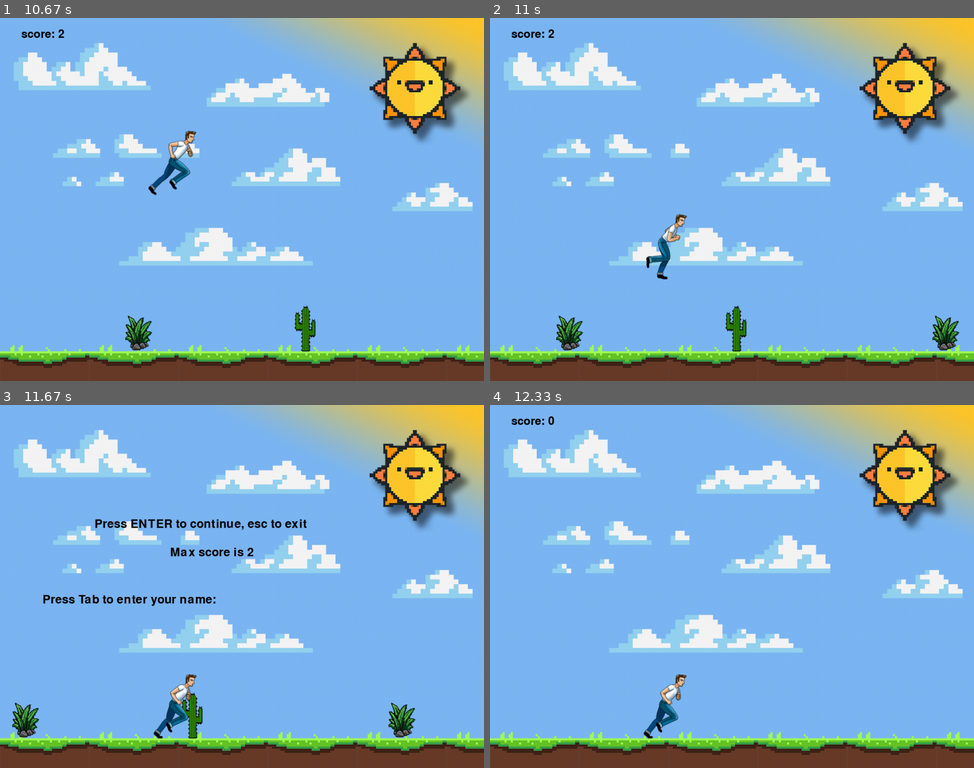
Above: before the commit, frames 1-4 (two rows, left to right).
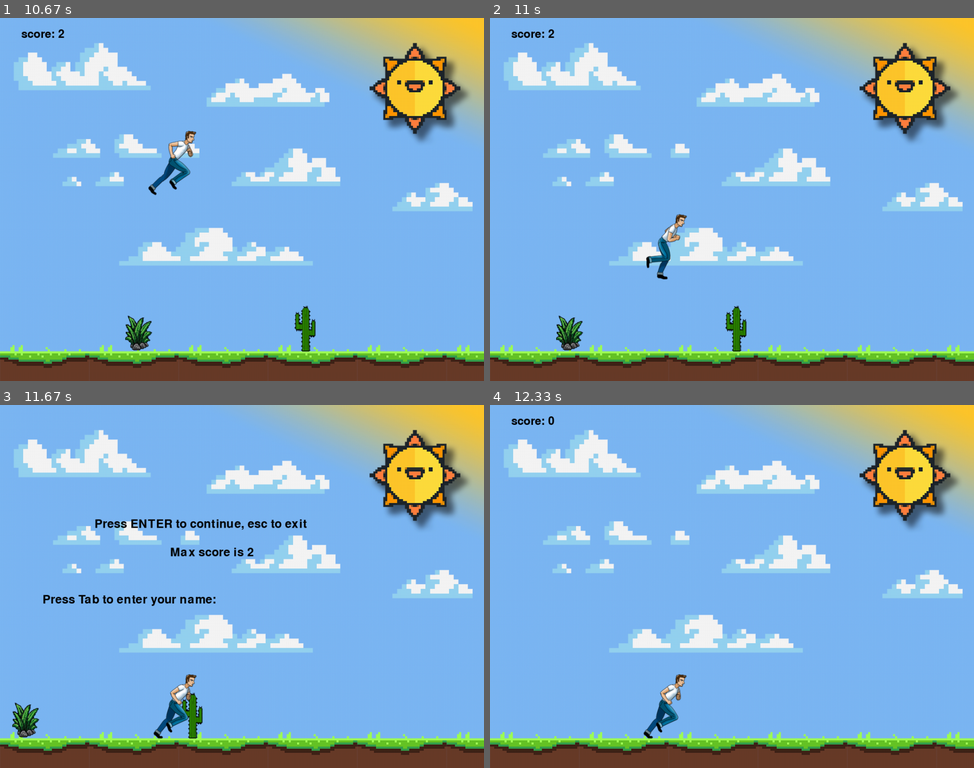
Above: after the commit, the same moments.

Repository: Piachonkin-Alex/py_game
Game: pygame game, started from game/header.py
Two runs of this game, one before a commit and one after it. Both use one fixed random seed, a clock stepped at 60 frames per second and the inputs below.
Inputs:
- Up to frame 1 (10.67 s): click "Start!" at 0.38 s; tap Esc at 0.67 s; tap Enter at 1, 2.77, 5.05 s; type "ann" at 2.43 s; tap Space at 2.98, 3.93, 4.23, 5.55, 5.85, 6.45, 6.75, 7.95, 8.85, 9.15, 10.18, 10.48 s; type "a" at 4.92 s
- Up to frame 2 (11 s): no input
- Up to frame 3 (11.67 s): no input
- Up to frame 4 (12.33 s): type "r" at 11.85 s; tap Enter at 12.05 s

Frame 1 is identical in both runs. In frame 2, 0.4% of the frame differs, in the area x 91-97%, y 81-92%; in frame 3, 0.4%, in the area x 80-86%, y 81-92%; in frame 4, nothing differs.

Commit message:
fixed shelve

Diff:
--- a/game/button.py
+++ b/game/button.py
@@ -13,7 +13,7 @@
         self.color = color  # цвет пока не навели
         self.active_color = active_color  # цвет когда навели
 
-    def draw_but(self, cord_x: int, cord_y: int, text: int, our_display, font_size: int, action=None) -> None:
+    def draw_but(self, cord_x, cord_y, text, our_display, font_size, action=None) -> None:
         """draw button"""
 
         mouse = pygame.mouse.get_pos()  # координата мышки
--- /dev/null
+++ b/game/data.json
@@ -0,0 +1 @@
+[[3, "ggwp"], [3, "jenya"], [3, "kek"], [3, "sasha"], [4, "genius"], [5, "jane"], [6, "sasha"], [9, "jane2.0"], [29, "jane"], [34, "jain"]]
--- a/game/header.py
+++ b/game/header.py
@@ -6,14 +6,19 @@
 
 
 # тут хотелось бы дать общий комментарий по поводу вообще работы с pygame. Минус этой штуки в том, что очень часто
-# требуется работать с глобальными переменными. Поэтому некоторые функции в другой файл не переносятся.
-# к примеру jump. В этом файле вы будете часто видеть, что я передаю всегда свой дисплей и его размеры, и поэтому
-# часто в функции получается много исходных аргументов. Поэтому для меня было изначально удобнее писать все
-# одном файле. Но я все-таки реализацию сложных вычислительных вещей постарался перенести сюда.
+# требуется работать с глобальными переменными.
+# Поэтому некоторые функции в другой файл не переносятся.
+# к примеру jump. В этом файле вы будете часто видеть,
+# что я передаю всегда свой дисплей и его размеры, и поэтому
+# часто в функции получается много исходных аргументов.
+# Поэтому для меня было изначально удобнее писать все
+# одном файле.
+# Но я все-таки реализацию сложных вычислительных вещей постарался перенести сюда.
 
 
 class Barrier:  # класс барьера
-    def __init__(self, x, y, width, movement, img) -> None:  # инициализация по заданным координатам и размеру и img
+    def __init__(self, x, y, width, movement, img) -> None:
+        # инициализация по заданным координатам и размеру и img
         """Barrier initialization"""
         self.x = x
         self.y = y
@@ -21,7 +26,8 @@
         self.movement = movement
         self.image = img
 
-    def move(self, our_display) -> None:  # движение барьеров. Возвращает True, если барьер ушел за дисплей слева
+    def move(self, our_display) -> None:
+        # движение барьеров. Возвращает True, если барьер ушел за дисплей слева
         """Barrier motion"""
         if self.x >= -self.width:
             our_display.blit(self.image, (self.x, self.y))
@@ -30,7 +36,8 @@
         else:
             return False
 
-    def remove_right(self, new_x, new_y, new_width, new_img) -> None:  # мгновенное перемещение барьера вправо
+    def remove_right(self, new_x, new_y, new_width, new_img) -> None:
+        # мгновенное перемещение барьера вправо
         """replace barrier and change"""
         self.x = new_x
         self.y = new_y
@@ -40,7 +47,8 @@
 
 barrier_images = []  # массив картинок барьеров
 for i in range(3):
-    barrier_images.append(pygame.image.load('bar{}.png'.format(str(i))))  # загрузка в массив. //fixed
+    barrier_images.append(pygame.image.load('bar{}.png'.format(str(i))))
+    # загрузка в массив. //fixed
 
 barrier_images_size = [[47, 608], [58, 628], [85, 645]]  # размеры барьеров
 
@@ -67,20 +75,24 @@
 def find_distance(barrier_list, display_width) -> int:
     # здесь производится случайный выбор доступного расстояния для крайних справа барьеров
     """calculate future distance between barriers"""
-    right_point = max(barrier_list[0].x, barrier_list[1].x, barrier_list[2].x)  # координата самого правого барьера
-    if right_point < display_width:  # проверка на то, что самый правый барьер находится за размером дисплея
+    right_point = max(barrier_list[0].x, barrier_list[1].x, barrier_list[2].x)
+    # координата самого правого барьера
+    if right_point < display_width:
+        # проверка на то, что самый правый барьер находится за размером дисплея
         distance = display_width
         if distance - right_point < min_good_dist_to_display:
             distance += (min_good_dist_to_display + 50)
     else:
         distance = right_point
-    choice_of_dist = random.randrange(0, 12)  # это просто рандом, выбирающий взаимное расположение барьеров
+    choice_of_dist = random.randrange(0, 12)
+    # это просто рандом, выбирающий взаимное расположение барьеров
     if choice_of_dist < 6:
         distance += random.randrange(near_min_dist, near_max_dist)
     else:
         distance += random.randrange(far_min_dist, far_max_dist)
         # здесь происходит случайный выбор расстояния между барьерами
-        # варианта 2: близко к друг другу, чтобы сразу перепрыгнуть 2, или на нормальном расстоянии
+        # варианта 2: близко к друг другу, чтобы сразу перепрыгнуть 2
+        #  или на нормальном расстоянии
     return distance
 
 
@@ -89,7 +101,9 @@
     """draw barriers on display"""
     for barrier in barrier_list:
         checker = barrier.move(our_display)
-        if not checker:  # если барьер ушел из дисплея слева, мы его перемещаем вправо согласно подсчету предыдущей ф-и
+        if not checker:
+            # если барьер ушел из дисплея слева,
+            # мы его перемещаем вправо согласно подсчету предыдущей ф-и
             distance = find_distance(barrier_list, display_width)
 
             choice = random.randrange(0, 3)
@@ -100,7 +114,8 @@
             barrier.remove_right(distance, height, width, img)  # перемещение
 
 
-def print_text(text: str, cord_x, cord_y, font_type, font_size, our_display) -> None:  # ечать текста на дисплее
+def print_text(text: str, cord_x, cord_y, font_type, font_size, our_display) -> None:
+    # печать текста на дисплее
     """print text on display"""
     font = pygame.font.Font(font_type, font_size)
     text = font.render(text, True, (0, 0, 0))
@@ -124,7 +139,6 @@
         keys = pygame.key.get_pressed()  # считывание нажатых клавиш
         if keys[pygame.K_RETURN]:  # нажали ENTER -- продолжили игру
             pause_ind = False
-
         pygame.display.update()  # обновление дисплея
         clock.tick(15)
 
@@ -200,7 +214,8 @@
             print_text("Press Tab to enter your name:", 90, 400, font_type, 37, disp)
         first_text = 'Press ENTER to continue, esc to exit'  # надпись при прогрыше
         print_text(first_text, 200, 240, font_type, 37, disp)  # ее вывод на экран
-        second_text = 'Max score is ' + str(int(max_score))  # вывод макс. счета, полученного после открытия игры
+        second_text = 'Max score is ' + str(int(max_score))
+        # вывод макс. счета, полученного после открытия игры
         print_text(second_text, 360, 300, font_type, 37, disp)
         keys = pygame.key.get_pressed()
         if keys[pygame.K_RETURN]:  # нажали ENTER -- начали сначала
--- a/game/run.py
+++ b/game/run.py
@@ -16,7 +16,8 @@
 display_width = 1024
 display_height = 768  # размеры дисплея
 
-our_display = pygame.display.set_mode((display_width, display_height))  # создание дисплея
+our_display = pygame.display.set_mode((display_width, display_height))
+# создание дисплея
 pygame.display.set_caption('Subway Surf 2D')
 
 char_width = 111
@@ -32,7 +33,9 @@
 max_score = 0  # максимальный счет при запуске окна
 
 save_data = saving.Save()
-high_scores = scoreboard.Scoreboard(save_data.get_data('score'))  # сохраненная таблица рекордов
+
+high_scores = scoreboard.Scoreboard(save_data.get_data('score'))
+# сохраненная таблица рекордов
 
 
 def jump() -> None:
@@ -71,7 +74,8 @@
                 quit()
         our_display.blit(background, (0, 0))
         but_start.draw_but(420, 200, 'Start!', our_display, 50, start_game)
-        but_records.draw_but(365, 325, 'Scoreboard', our_display, 50, show_record_table)  # прорисовка кнопок
+        but_records.draw_but(365, 325, 'Scoreboard', our_display, 50, show_record_table)
+        # прорисовка кнопок
         but_end.draw_but(450, 450, 'Quit', our_display, 50, quit)
         pygame.display.update()
         clock.tick(60)
@@ -108,12 +112,14 @@
         a = 0
 
 
-def run_game() -> bool:  # цикл игры. Сама механика игры -- это цикл, который прерывается только при выходе
+def run_game() -> bool:
+    # цикл игры. Сама механика игры -- это цикл, который прерывается только при выходе
     """Game cycle process"""
     global do_jump
     global high_scores
     pygame.mixer.music.play(-1)  # проигрывание музыки
-    background = pygame.image.load(r'background.png').convert()  # загрузка изображения фона
+    background = pygame.image.load(r'background.png').convert()
+    # загрузка изображения фона
     game = True
 
     barrier_list = []
@@ -138,7 +144,8 @@
         count_score()  # счет очков не забываем
 
         our_display.blit(background, (0, 0))  # заливка фона на дисплей
-        header.print_text('score: ' + str(int(score)), 45, 22, font_type, 35, our_display)  # табло очков на фоне
+        header.print_text('score: ' + str(int(score)), 45, 22, font_type, 35, our_display)
+        # табло очков на фоне
         header.draw_barries(barrier_list, our_display, display_width)  # прорисовка барьеров
         header.draw_char(our_display, char_x, char_y)  # прорисовка персонажа
 
--- a/game/saving.py
+++ b/game/saving.py
@@ -1,18 +1,18 @@
 import shelve
+import json
 from typing import Any
+
 
 class Save:
     def __init__(self) -> None:
-        self.file = shelve.open('data') # открывем файлик. туда с помощью shelve ка в словарь данные записываются
-
-    def __del__(self):
-        self.file.close()
+        self.data = []
+        with open('data.json', 'r') as f:
+            self.data = json.load(f)
+        # открывем файлик. туда с помощью shelve ка в словарь данные записываются
 
     def add_data(self, field: str, value: Any) -> None:
-        self.file[field] = value # добавить данные
+        with open('data.json', 'w') as f:
+            json.dump(value, f)  # добавить данные
 
     def get_data(self, field) -> Any:
-        try: # достать инфу
-            return self.file[field]
-        except:
-            pass
+        return self.data
Binary file removed: game/data
